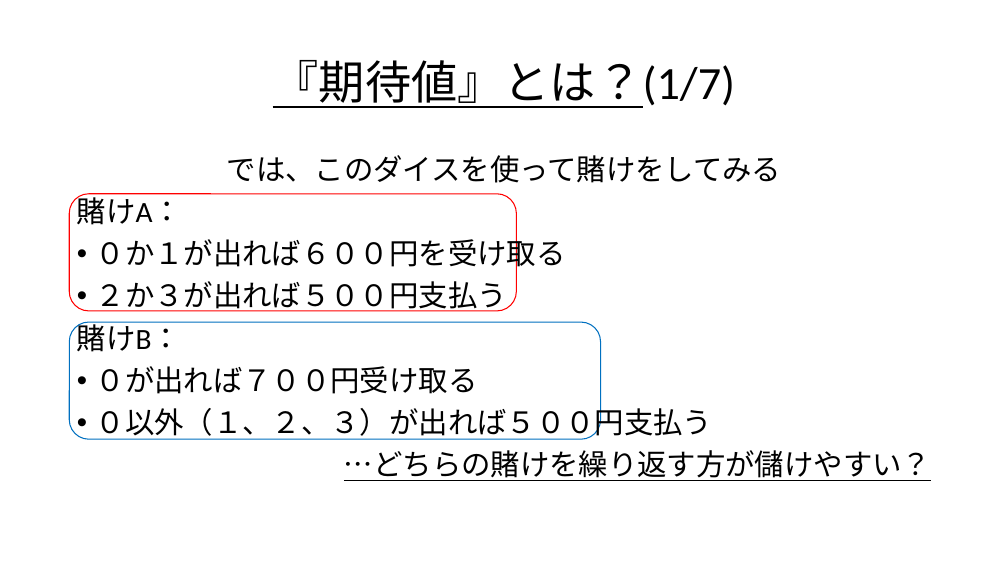
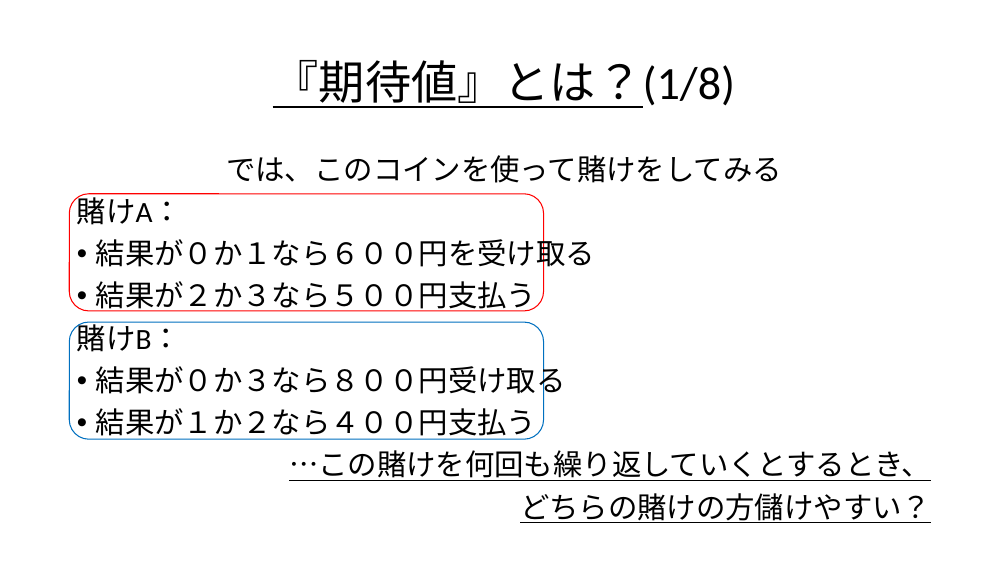
Before and after one commit to Ryo-KATAYAMA/Senior_Project, a slide deck: slide 9 of Chapter4_1.pptx (slide 5 before the commit). Drawn at 1008x567 pixels with LibreOffice and Linux fonts; fonts in the diff are those of the drawing. Boxes give left, top, right and bottom in pixels: in the first picture for what was removed or moved away, otherwise in the second. Text is boxed around its words. In the diff, an @@ line names an element or a change of style, - is before the commit and + after.

```diff
--- a/Chapter4_1.pptx
+++ b/Chapter4_1.pptx
@@ title at bbox=[273, 60, 736, 108]: text changed @@
-『期待値』とは？(1/7)
+『期待値』とは？(1/8)
@@ text at bbox=[226, 155, 782, 183]: text changed @@
-では、このダイスを使って賭けをしてみる
+では、このコインを使って賭けをしてみる
@@ rounded rectangle: place and size @@
-rounded rectangle at bbox=[70, 194, 516, 311]
+rounded rectangle at bbox=[70, 194, 544, 311]
@@ text at bbox=[96, 235, 595, 312]: text changed @@
-• ０か１が出れば６００円を受け取る
-• ２か３が出れば５００円支払う
+• 結果が０か１なら６００円を受け取る
+• 結果が２か３なら５００円支払う
@@ rounded rectangle: place and size @@
-rounded rectangle at bbox=[70, 322, 601, 439]
+rounded rectangle at bbox=[70, 322, 544, 439]
@@ text at bbox=[96, 361, 931, 523]: text changed @@
-• ０が出れば７００円受け取る
-• ０以外（１、２、３）が出れば５００円支払う
-…どちらの賭けを繰り返す方が儲けやすい？
+• 結果が０か３なら８００円受け取る
+• 結果が１か２なら４００円支払う
+…この賭けを何回も繰り返していくとするとき、
+どちらの賭けの方儲けやすい？
```
Also in this commit, not shown: 28 other slides changed, 12 slides added, 2 slides removed, 1 other file.
